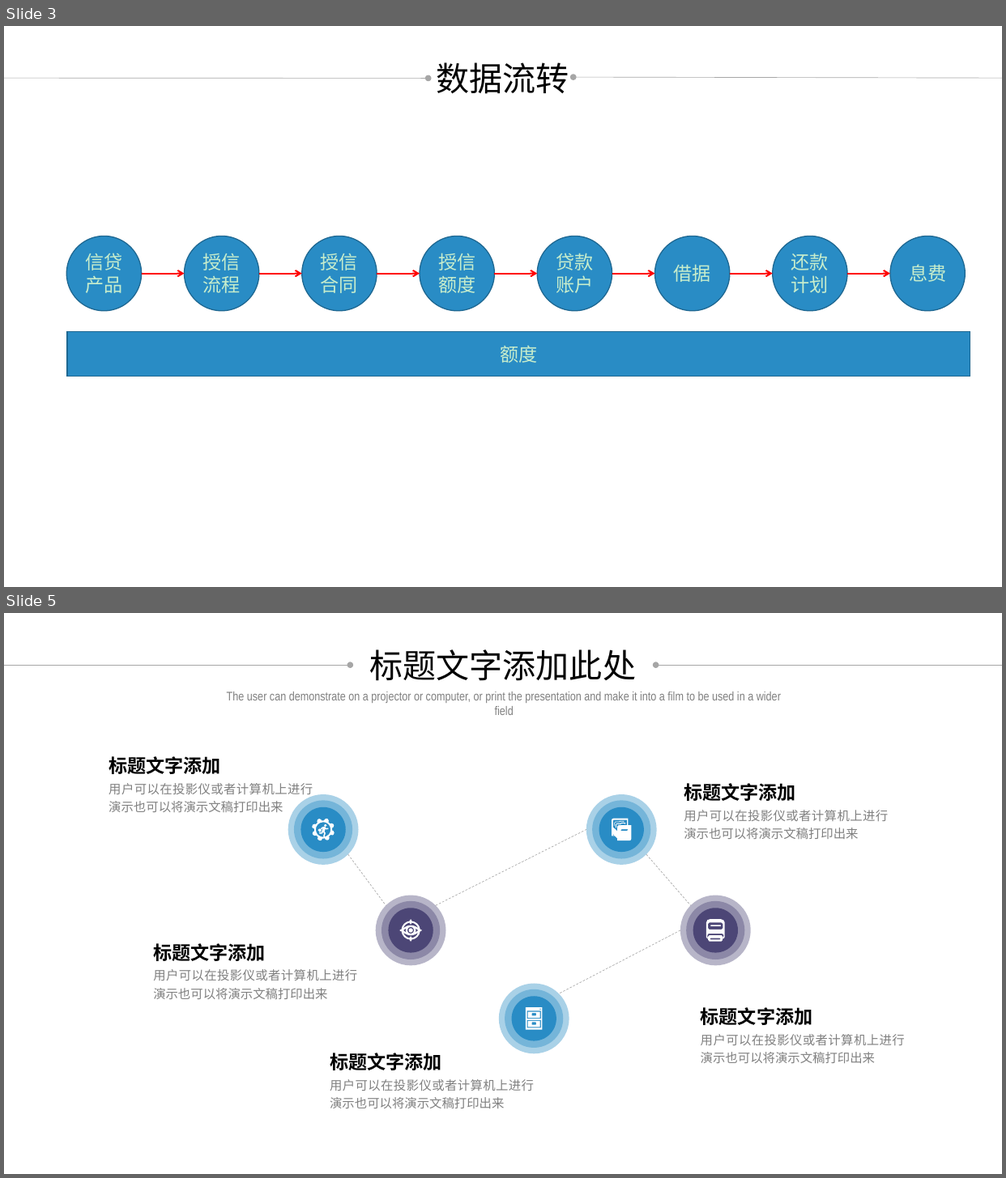
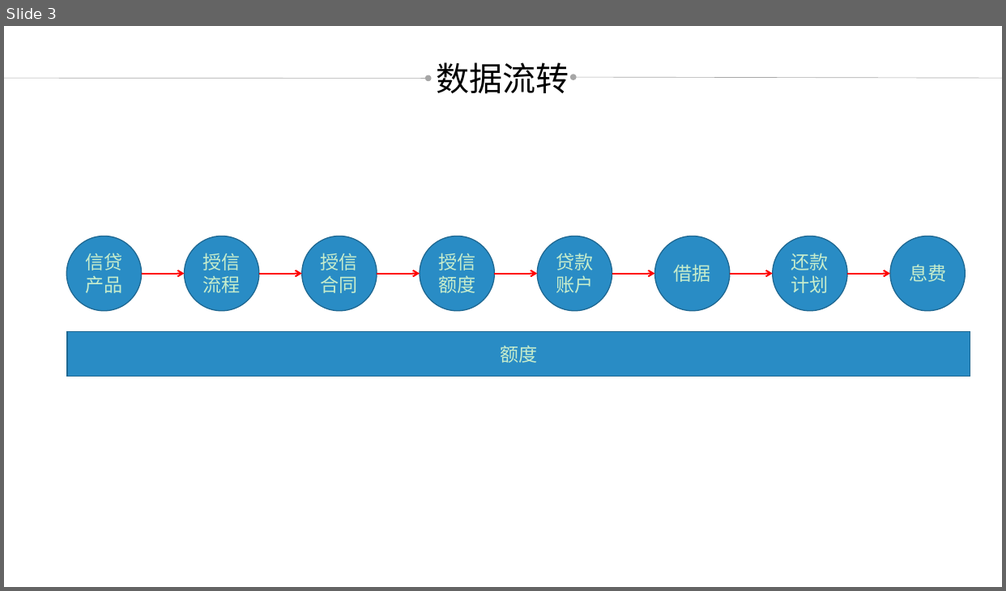
Before and after one commit to credit-loan-dev/credit-loan, a slide deck: design/doc/2018-09-20草稿.pptx. Shown one above the other, each under a label of ours: slides 3 and 5 before the commit, slide 3 after it; the slides between them are not shown. The pictures are 1006x1178 and 1006x591 pixels, drawn with LibreOffice and Linux fonts; fonts in the diff are those of the drawing. Boxes give left, top, right and bottom in pixels: in the first picture for what was removed or moved away, otherwise in the second. Text is boxed around its words. In the diff, an @@ line names an element or a change of style, - is before the commit and + after.

```diff
--- a/design/doc/2018-09-20草稿.pptx
+++ b/design/doc/2018-09-20草稿.pptx
@@ slide 5 removed at (x1=4, y1=613, x2=1002, y2=1174), background #C7EDCC @@
@@ text removed at (x1=369, y1=649, x2=636, y2=681) @@
-标题文字添加此处
@@ arrow removed from (4, 665) to (350, 665) @@
@@ arrow removed from (1002, 665) to (656, 665) @@
@@ text removed at (x1=227, y1=692, x2=781, y2=715) @@
-The user can demonstrate on a projector or computer, or print the presentation and make it into a film to be used in a wider field
@@ text removed at (x1=108, y1=756, x2=221, y2=774) @@
-标题文字添加
@@ text removed at (x1=108, y1=783, x2=313, y2=812) @@
-用户可以在投影仪或者计算机上进行演示也可以将演示文稿打印出来
@@ text removed at (x1=684, y1=783, x2=796, y2=801) @@
-标题文字添加
@@ group removed at (x1=288, y1=794, x2=751, y2=1054): 15 ellipses, 5 freeform shapes, 4 lines @@
@@ text removed at (x1=684, y1=810, x2=888, y2=839) @@
-用户可以在投影仪或者计算机上进行演示也可以将演示文稿打印出来
@@ text removed at (x1=153, y1=943, x2=266, y2=961) @@
-标题文字添加
@@ text removed at (x1=153, y1=969, x2=357, y2=999) @@
-用户可以在投影仪或者计算机上进行演示也可以将演示文稿打印出来
@@ text removed at (x1=701, y1=1007, x2=813, y2=1025) @@
-标题文字添加
@@ text removed at (x1=701, y1=1034, x2=905, y2=1063) @@
-用户可以在投影仪或者计算机上进行演示也可以将演示文稿打印出来
@@ text removed at (x1=330, y1=1053, x2=442, y2=1071) @@
-标题文字添加
@@ text removed at (x1=330, y1=1080, x2=534, y2=1109) @@
-用户可以在投影仪或者计算机上进行演示也可以将演示文稿打印出来
```
Also in this commit, not shown: 1 slide changed, 2 slides added.
